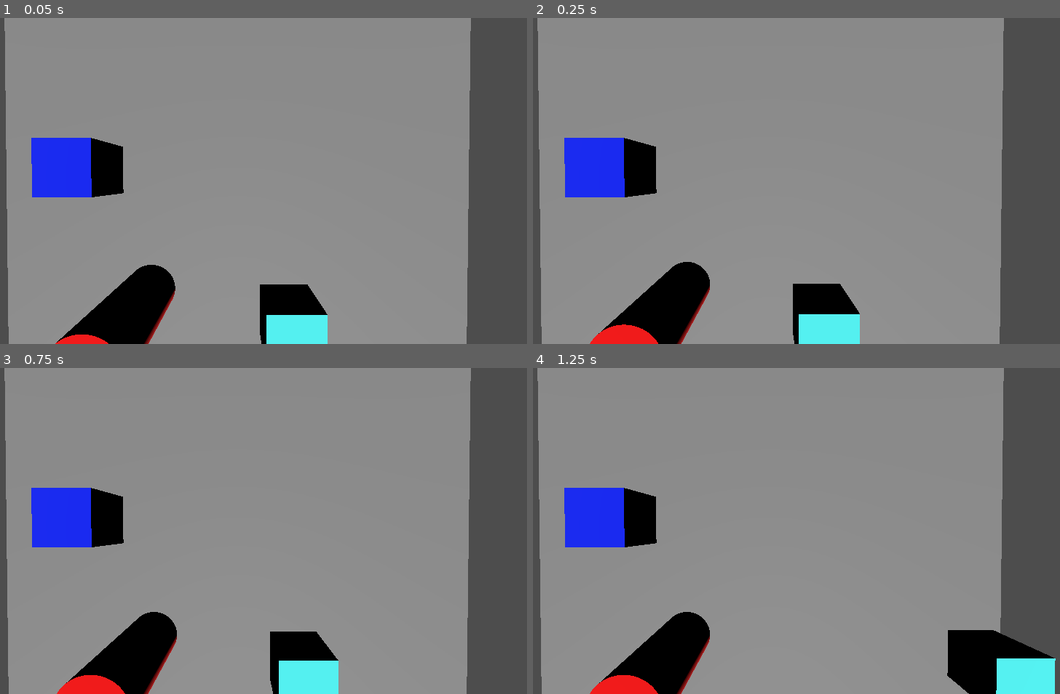
Above: before the commit, frames 1-4 (two rows, left to right).
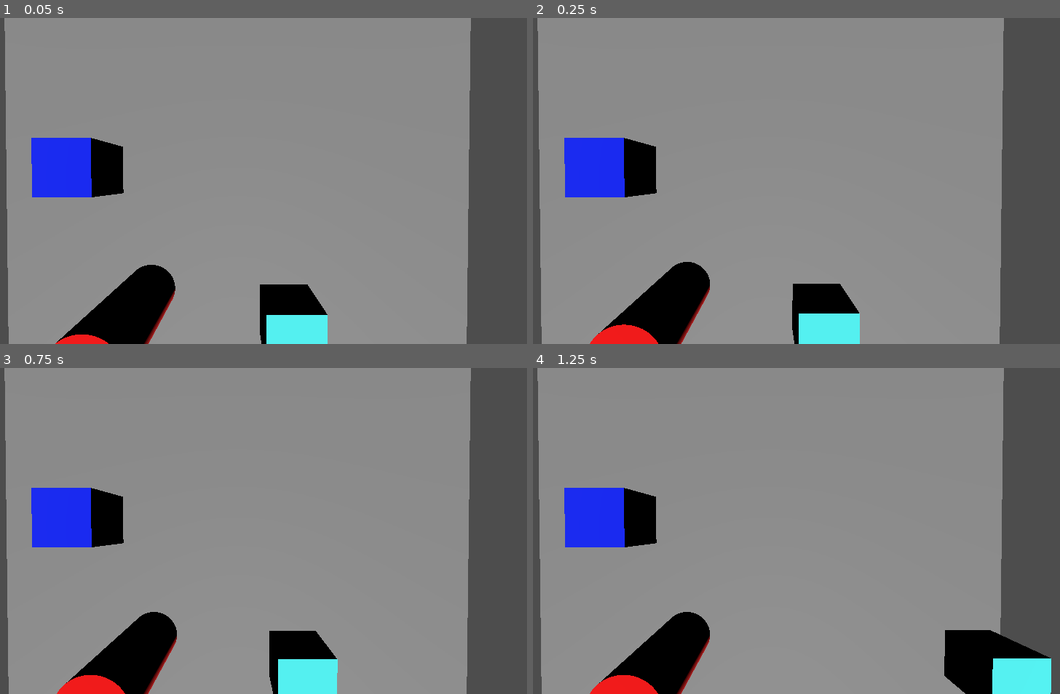
Above: after the commit, the same moments.

Repository: StudioXPEtudiant/25-26.FR.JEU.S5.god-sent
Game: Godot game, scene res://Area1.tscn
The game is run twice, just before and just after one commit, with the same random seed, the same clock (stepped at 60 frames per second) and the same inputs.
Inputs (mouse positions are in pixels of both pictures, inside the frame that each line leads up to):
- Up to frame 1 (0.05 s): no input
- Up to frame 2 (0.25 s): no input
- Up to frame 3 (0.75 s): move the mouse to (363, 514) at 0.52 s; hold D (right) from 0.53 s (still down); click (363, 514) at 0.6 s
- Up to frame 4 (1.25 s): keep holding D (right)

Frame 1 is identical in both runs. In frame 2, less than 0.1% of the frame differs, in the area x 49-63%, y 86-96%; in frame 3, 0.1%; in frame 4, 0.3%, in the area x 78-100%, y 80-100%.
Error after the commit: Invalid call. Nonexistent function 'add_Item (via call)' in base 'RigidBody3D (Movement_script.gd)'. (res://WeaponScript1.gd:29)

Commit message:
Working on inventory

Diff:
--- a/FireWeapon.tscn
+++ b/FireWeapon.tscn
@@ -23,7 +23,6 @@
 mesh = SubResource("CylinderMesh_uujyd")
 
 [node name="Area3D" type="Area3D" parent="CollisionShape3D/Shape"]
-collision_mask = 128
 script = ExtResource("1_85qyv")
 
 [node name="CollisionShape3D" type="CollisionShape3D" parent="CollisionShape3D/Shape/Area3D"]
@@ -31,5 +30,4 @@
 shape = SubResource("BoxShape3D_1niha")
 
 [connection signal="body_entered" from="." to="." method="_on_body_entered"]
-[connection signal="body_entered" from="CollisionShape3D/Shape/Area3D" to="." method="_on_area_3d_body_entered"]
 [connection signal="body_entered" from="CollisionShape3D/Shape/Area3D" to="CollisionShape3D/Shape/Area3D" method="_on_body_entered"]
--- a/ItemPickUp.gd
+++ b/ItemPickUp.gd
@@ -4,6 +4,7 @@
 # Called when the node enters the scene tree for the first time.
 func _ready():
 	itemName="TESTNAME"
+
 	pass # Replace with function body.
 
 
@@ -12,14 +13,14 @@
 	pass
 
 
-func _on_area_3d_body_entered(body:Node3D)-> void:
-	print_debug(body)
-	var inv:Inventory=body.find_child("Inventory") as Inventory
-	print_debug(body.find_child("Inventory"))
+func _on_area_3d_body_entered():
+	print_debug("body")
+	#var inv=body.find_child("Inventory")
 	#if inv!= null :
-	if inv :
-		print_debug("AAAAAAAAAAAAAAAAAA")
-		inv.add_Items(itemName,1)
+
+
+		#print_debug("AAAAAAAAAAAAAAAAAA")
+	#inv.add_Items(itemName,1)
 
 
 
--- a/WeaponScript1.gd
+++ b/WeaponScript1.gd
@@ -17,13 +17,14 @@
 #
 #
 #
-#func _on_body_entered(body : RigidBody3D):
-	#
-	#var IsPlayer=body.find_child("A")
-	#
-	#if IsPlayer :
-		#self. reparent(body)
-		#
-		#
-		#
-	#pass # Replace with function body.
+
+
+
+func _on_body_entered(body):
+	print("f")
+	var inv= body.find_child("Inventory")
+	print_debug(inv)
+	if body.has_node("Inventory"):
+		print_debug("Calling")
+		body.call("add_Item","BALD",1)
+	pass # Replace with function body.
--- a/player.tscn
+++ b/player.tscn
@@ -20,7 +20,8 @@
 [sub_resource type="BoxShape3D" id="BoxShape3D_j3bsp"]
 
 [node name="Player" type="RigidBody3D"]
-mass = 38.6
+mass = 1000.0
+gravity_scale = 1.33
 script = ExtResource("1_y8g3p")
 
 [node name="Area3D2" type="Area3D" parent="."]
